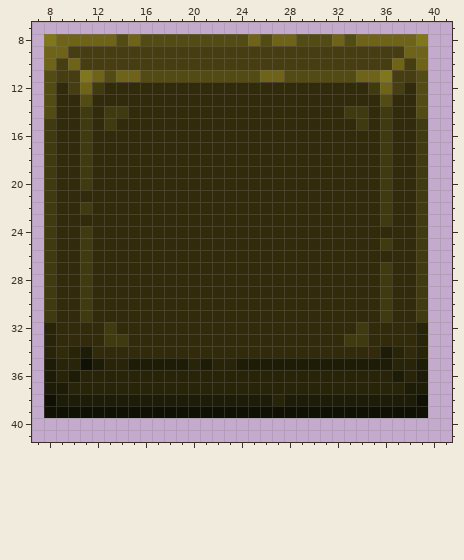
Edited in one commit: pixel-art sprite (Assets/Art/World/Platforms/Yellow/YellowSolidoff.png). The picture above was drawn from the file before the commit.
The file is 48x48 pixels. Colours within 5 levels of each other are drawn and written as one. Shown: x 7..41, y 7..41.
Now the later version:
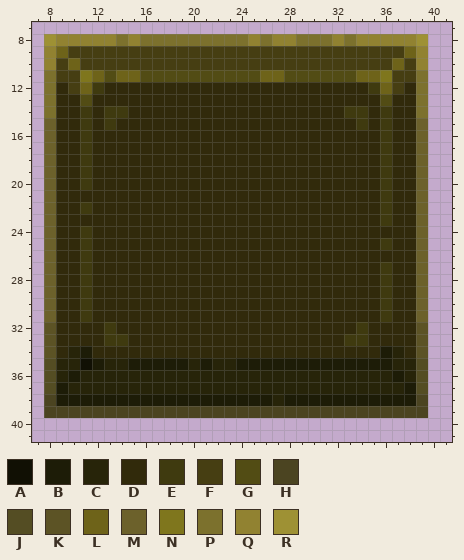
Palette (. is transparent): A #111004  B #1d1c07  C #272409  D #312a0b  E #3f3a0f  F #463e12  G #524c14  H #4b4421  J #544d23  K #5c5325  L #6e6319  M #6c612b  N #7f761d  P #7c712d  Q #918231  R #9e9134
What changed:
y 8: x 8..39 NLLLLLGLGGGGGGGGGLGLLGGGLGLLLLLN -> RQQQQQPQPPPPPPPPPQPQQPPPQPQQQQQR
y 9..10: x 8 L -> Q; x 39 L -> Q
y 11..14: x 8 G -> P; x 39 G -> P
y 15..31: x 8 E -> M; x 39 E -> M
y 32..34: x 8 C -> K; x 39 C -> K
y 35..37: x 8 B -> J; x 39 B -> J
y 38: x 8 A -> H; x 39 A -> H
y 39: x 8..39 AAAAAAAAAAAAAAAAAAAAAAAAAAAAAAAA -> HHHHHHHHHHHHHHHHHHHHHHHHHHHHHHHH
Pixel boxes of the changes (left, top, right, bottom) in both pictures:
changed: (44, 34, 428, 418)
